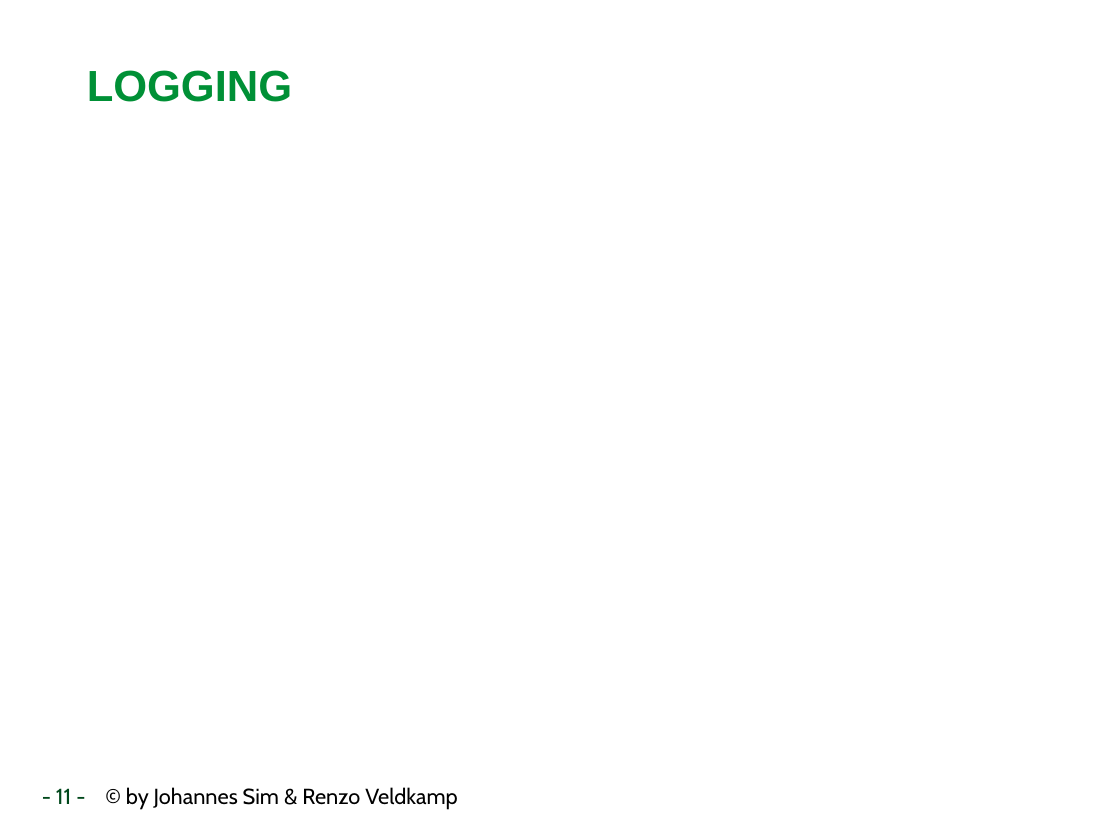
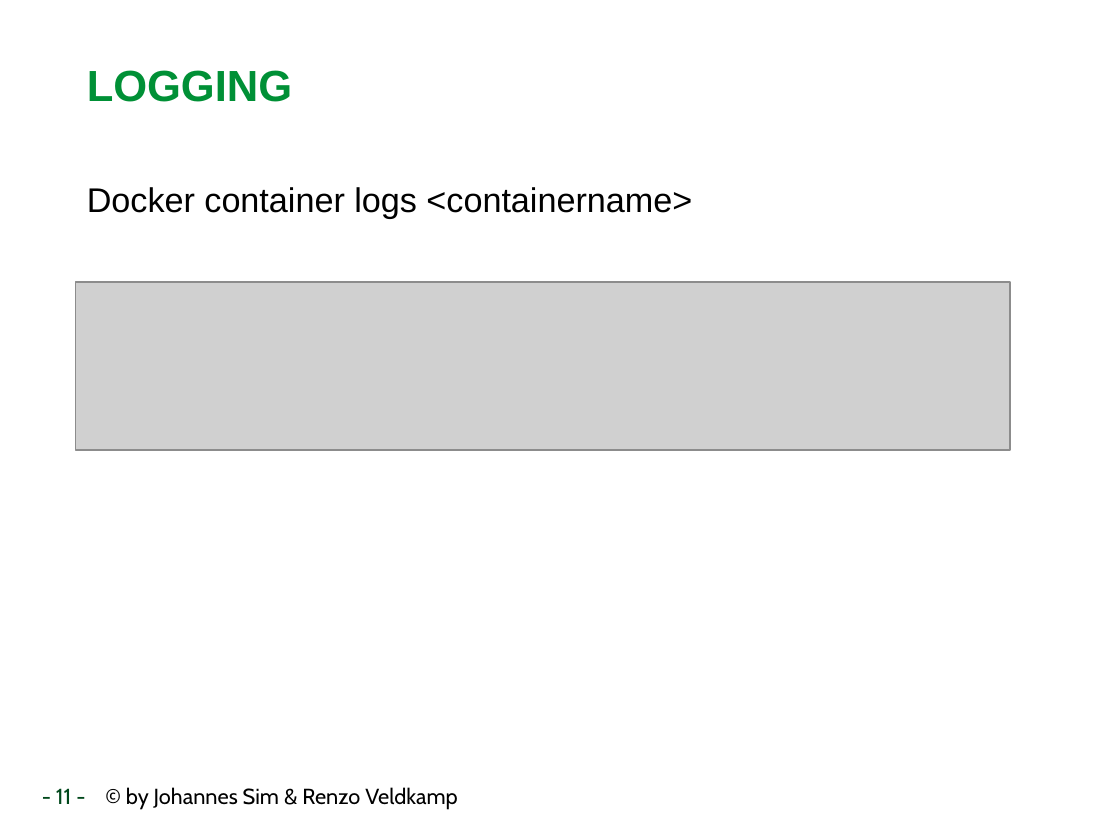
Before and after one commit to RenzoVeldkamp/MicroContainer, a slide deck: slide 11 of Presentatie/Docker102.pptx. Drawn at 1120x840 pixels with LibreOffice and Linux fonts; fonts in the diff are those of the drawing; grey boxes stand for pictures; background and template pictures are left out. Boxes give left, top, right and bottom in pixels: in the first picture for what was removed or moved away, otherwise in the second. Text is boxed around its words. In the diff, an @@ line names an element or a change of style, - is before the commit and + after.

```diff
--- a/Presentatie/Docker102.pptx
+++ b/Presentatie/Docker102.pptx
@@ text added at <box>87,187,692,218</box>, 22 pt, text #000000 @@
+Docker container logs <containername>
@@ picture added at <box>76,282,1010,450</box> @@
```
Also in this commit, not shown: 1 other slide changed, 1 slide added, 1 slide removed.
